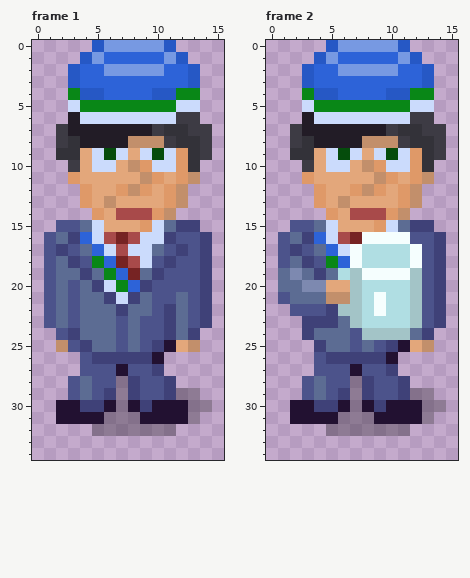
Two versions of one pixel-art file, art/cfe-ksv-pikmets.aseprite. Above: the version before the commit.
16x35 pixels, 3 frames. Shown: frame 1, frame 2.
After:
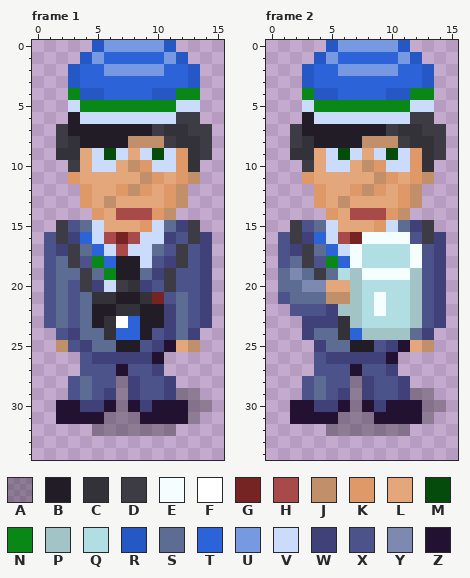
Palette (. is transparent): A #00000046  B #221c26  C #333239  D #3d3b44  E #f5fefe  F #ffffff  G #762323  H #a84a4a  J #c28f6b  K #df9968  L #e3a77b  M #054c0c  N #098717  P #a3c4c7  Q #b0dee3  R #2658c5  S #5c6c93  T #2d63d8  U #7799e2  V #cbdbfc  W #3f4178  X #4c538b  Y #7d89b0  Z #221131
Difference:
layer "kaamera" added
Frame 1, layer "kaamera":
y 15: x 2 X -> D; x 13 W -> D
y 16: x 2 S -> D; x 13 X -> D
y 17: x 3 X -> D; x 12 W -> D
y 18: x 3 W -> D; x 7..8 GH -> BB; x 12 X -> D
y 19: x 4 W -> D; x 7..8 TG -> BB; x 11 X -> D
y 20: x 4 S -> D; x 7..8 NT -> DC; x 11 X -> D
y 21: x 5..10 SWVWSX -> CCBBCG
y 22: x 5..10 SSWSSX -> BBCCBB
y 23: x 5..10 SSXSXX -> BCFTBB
y 24: x 6..9 SXSX -> CTTB
y 25: x 7..8 XS -> BB
Frame 2, layer "kaamera":
y 15: x 2 X -> D; x 13 W -> D
y 16: x 2 S -> D; x 13 X -> D
y 17: x 3 X -> D
y 18: x 3 W -> D
y 19: x 4 W -> D
y 23: x 6 S -> C
y 24: x 6..7 SX -> CT
y 25: x 7..8 XS -> BB
Where, in picture pixels (left, top, right, bottom), the same in both pictures:
changed: (56, 220, 200, 352)
changed: (290, 220, 374, 352)
changed: (422, 220, 434, 244)
